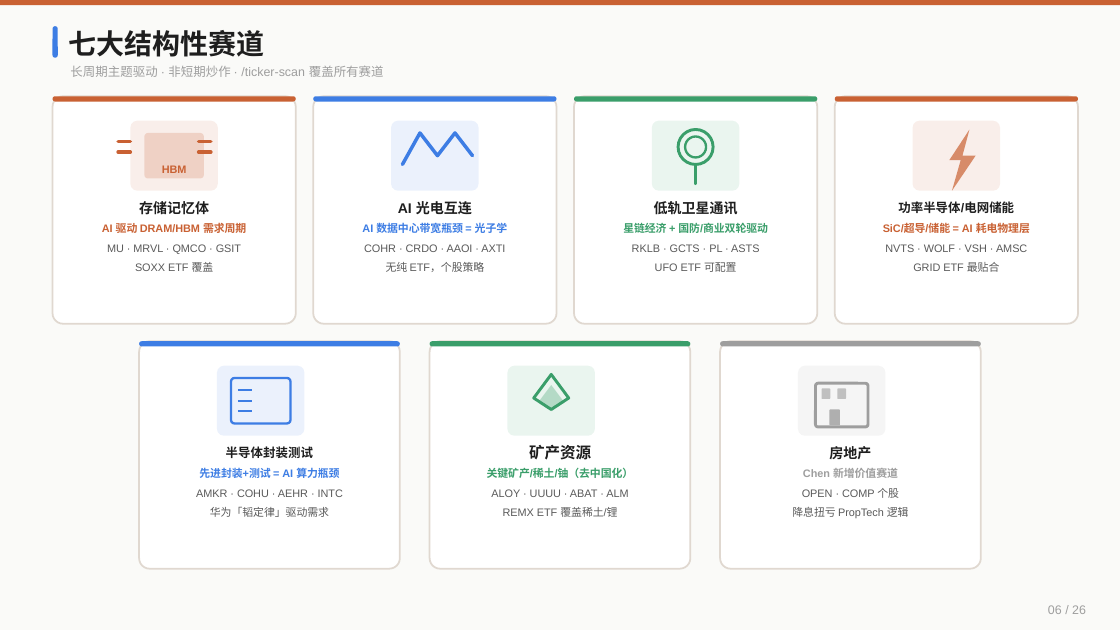
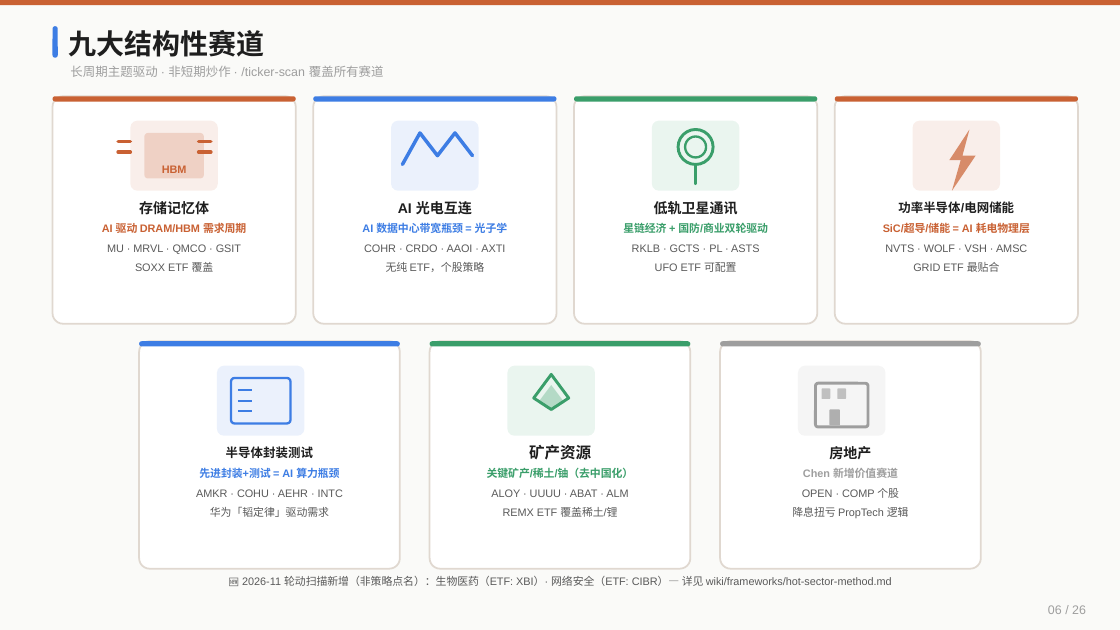
Before and after one commit to austinxyz/course-portal, a slide deck: slide 6 of dl/claude_course_s4.pptx. Drawn at 1120x630 pixels with LibreOffice and Linux fonts; fonts in the diff are those of the drawing. Boxes give left, top, right and bottom in pixels: in the first picture for what was removed or moved away, otherwise in the second. Text is boxed around its words. In the diff, an @@ line names an element or a change of style, - is before the commit and + after.

```diff
--- a/dl/claude_course_s4.pptx
+++ b/dl/claude_course_s4.pptx
@@ text at bbox=[69, 30, 265, 57]: text changed @@
-七大结构性赛道
+九大结构性赛道
@@ text added at bbox=[242, 576, 892, 586], 7 pt, text #5A5A5A @@
+🆕 2026-11 轮动扫描新增（非策略点名）：生物医药（ETF: XBI）· 网络安全（ETF: CIBR）— 详见 wiki/frameworks/hot-sector-method.md
```
Also in this commit, not shown: 7 other slides changed, 7 other files.
